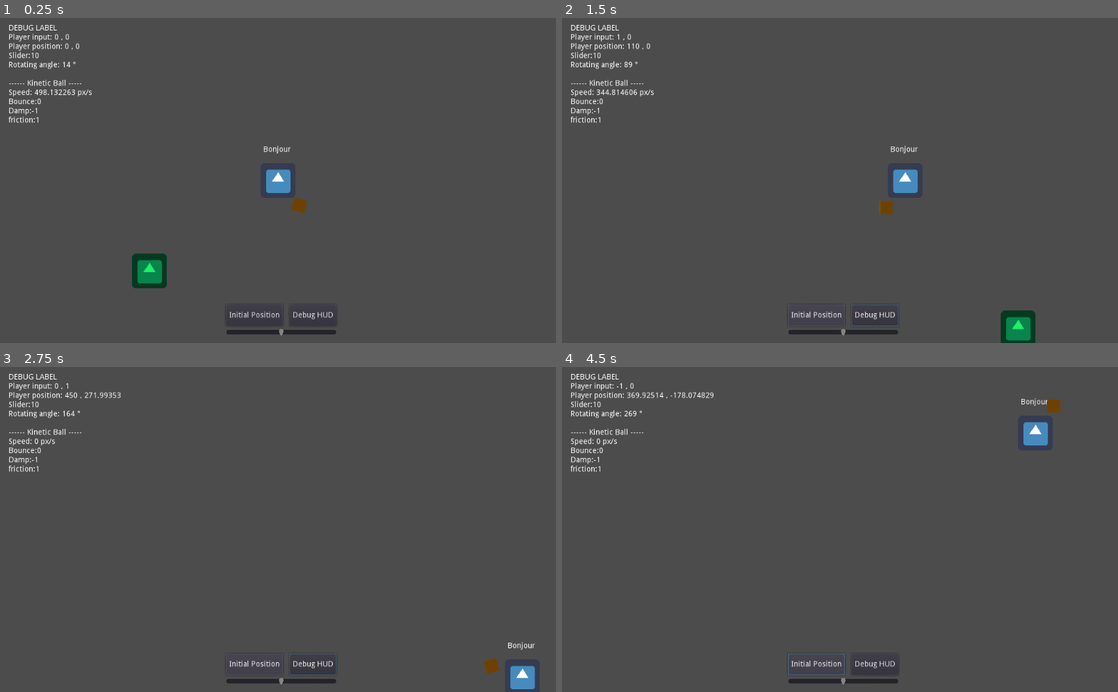
Above: before the commit, frames 1-4 (two rows, left to right).
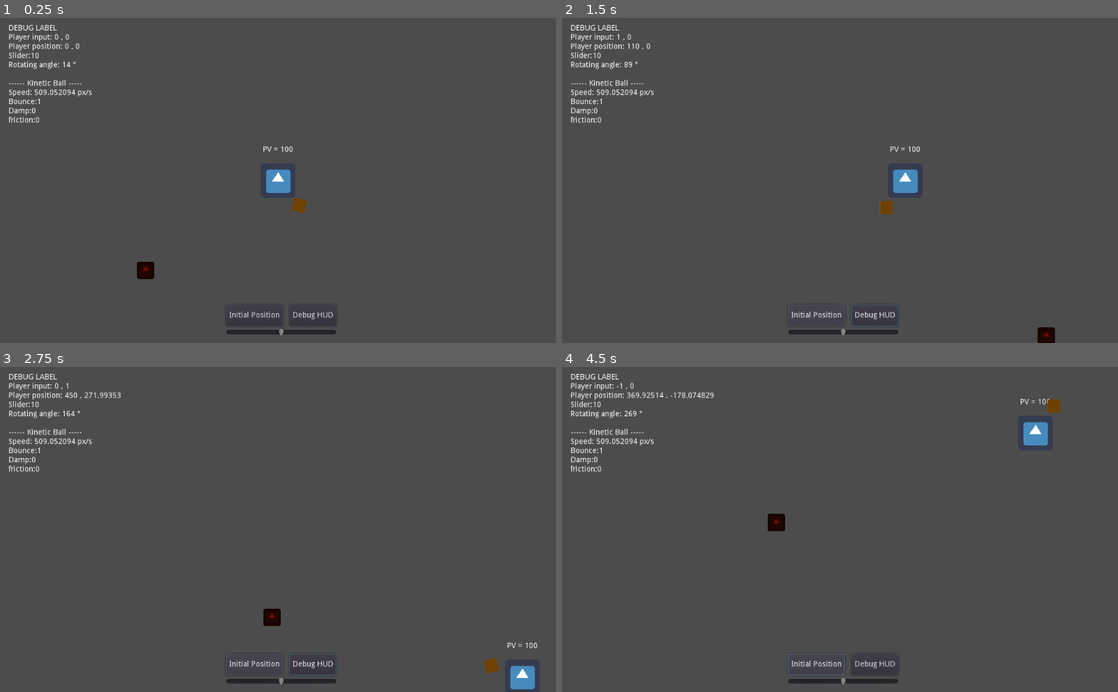
Above: after the commit, the same moments.

Repository: Florian-DELRIEU/Godot-Test
Game: Godot game, scene res://Scenes/MainNode.tscn
Same seed, same stepped clock (60 frames per second), same inputs: the game is played once before the commit and once after it. The engine's default icon, where the game draws it, is replaced by a stand-in: a white triangle on a blue panel in a dark square.
Inputs:
- Up to frame 1 (0.25 s): no input
- Up to frame 2 (1.5 s): click "Initial Position" at 0.5 s; hold Right (ui_right) from 1.28 s (still down)
- Up to frame 3 (2.75 s): release Right (ui_right) at 2.03 s; hold Down (ui_down) from 2.03 s (still down)
- Up to frame 4 (4.5 s): release Down (ui_down) at 2.78 s; hold Right (ui_right) 2.78-3.53 s; hold Up (ui_up) 3.53-4.28 s; hold Left (ui_left) from 4.28 s (still down)

The runs differ from the first frame. In frame 1, 0.8% of the frame differs, in the area x 5-53%, y 22-84%; in frame 2, 0.9%, in the area x 5-89%, y 22-100%; in frame 3, 0.4%; in frame 4, 0.4%.
Error before the commit: Parse Error: Can't get index "angle_to" on base "Vector2". (res://Scenes/Kineticball.gd:6)

Commit message:
bullet scale and PV

Diff:
--- a/Scenes/Kineticball.gd
+++ b/Scenes/Kineticball.gd
@@ -2,11 +2,11 @@
 
 var initial_direction = rand_range(0,359)
 
-func _ready():
-	linear_velocity.angle_to = initial_direction
 
 func _process(delta):
 	bounce = 1
 	friction = 0
 	linear_damp = 0
+	scale = Vector2(0.5,0.5)
+	$CollisionShape2D.scale = Vector2(0.5,0.5)
 	var current_speed = linear_velocity
--- a/Scenes/Kineticball.tscn
+++ b/Scenes/Kineticball.tscn
@@ -7,6 +7,7 @@
 extents = Vector2( 32, 32 )
 
 [node name="Kineticball" type="RigidBody2D"]
+scale = Vector2( 0.5, 0.5 )
 gravity_scale = 0.0
 linear_velocity = Vector2( 500, 100 )
 script = ExtResource( 2 )
@@ -15,7 +16,7 @@
 }
 
 [node name="Sprite" type="Sprite" parent="."]
-modulate = Color( 0.117647, 0.945098, 0.403922, 1 )
+modulate = Color( 0.454902, 0.0509804, 0.00784314, 1 )
 texture = ExtResource( 1 )
 
 [node name="CollisionShape2D" type="CollisionShape2D" parent="."]
--- a/Scenes/Player.gd
+++ b/Scenes/Player.gd
@@ -6,12 +6,14 @@
 var down = bool()
 var dirX = int()
 var dirY = int()
+var PV = 100
 
 export (int) var speed = 10
 
 func _process(delta):
 	checkInputs()
 	mooving_loop()
+	$Player_label.text = "PV = " + str(PV)
 
 func checkInputs():
 	left = Input.is_action_pressed("ui_left")
Not shown, changed: .mono/metadata/ide_messaging_meta.txt
